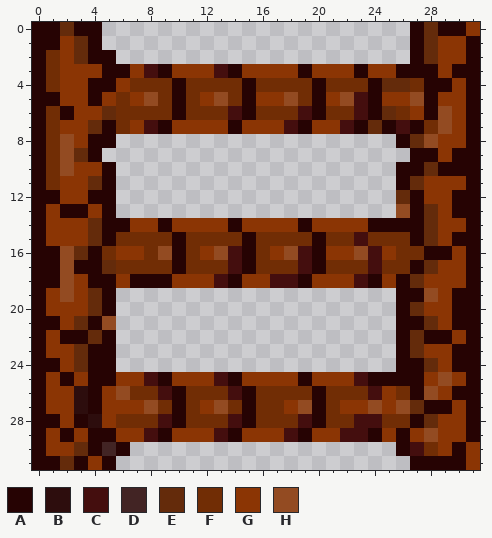
A pixel-art sprite gets an edit: src/assets/img/Structures/Ladder.png. Above, as it was before the edit.
The file is 512x512 pixels, drawn in blocks of 16x16; one block is one cell here. Colours within 5 levels of each other are drawn and written as one.
Palette (. is transparent): A #260303  B #2d0d0d  C #440e0e  D #422424  E #642b0b  F #712d05  G #8b3504  H #934b22
Pixels before, first column x 0:
 0 AAEAA......................AEAAG
 1 AAGEA......................AEGGA
 2 AFGEAA.....................AEGGA
 3 AFGGGAAGCAGGGCAGGGGAGGGAGGAAAGAA
 4 AFGGAAGFFFAFFFFAFFFFAFFFAEEFAAGA
 5 AAGGAGFGHFAFGHFAGGHFAGHCAGGHAGGA
 6 AFAGGEFFFFAFFFCAFFFCAFFCAEFGAHGA
 7 AFGGEAFGCAGGGGAGGGCAGGCAEACAFHGA
 8 AFHGAA....................AEHGGA
 9 AFHEA......................AAGAA
10 AFHGGA....................AAEAAA
11 AFGGEA....................AEGGGA
12 AAGGAA....................EAGGAA
13 AGAAGA....................HAEGAA
14 AGGGEAAGGAGGGGAGGGGAGGGGAAAAEGGA
15 AGGGEAFFFFAFFFFAFFFFAFFCFFFAEGAA
16 AAHEAFGGFHAFGHCAFGHCAGGHCGFFAAGA
17 AAHAAEFFFFAFFFCAFFFCAFFFCFFAEGGA
18 AAHGAAGAAAGGGCAGGCCAGGGCAGAEGGGA
19 AGHGEA....................AAHGAA
20 AGGGEA....................AEGGAA
21 AAGEAH....................AAEGAA
22 AGAAEA....................AEAAGA
23 AGGEAA....................AEGGAA
24 AAGEAA....................AAEGAA
25 AGAGAAGGCAGGGCAGGGGAGGGCAAAAGHGA
26 AGGBAGHFFCAFFFCAFFFFAFFFCGFAHGAA
27 AGGBAGGGHFAFGHFAFFGHAFGGHGHEAAGA
28 AAGABGFFFCAFFFCAFFFCAFFCCFFAEGGA
29 AGAGAAGGCAGGGCAGGGCAGGCCAGAGHGGA
30 AGGEADA...................ACFGAG
31 AAEAGA.....................AAAAG
New version:
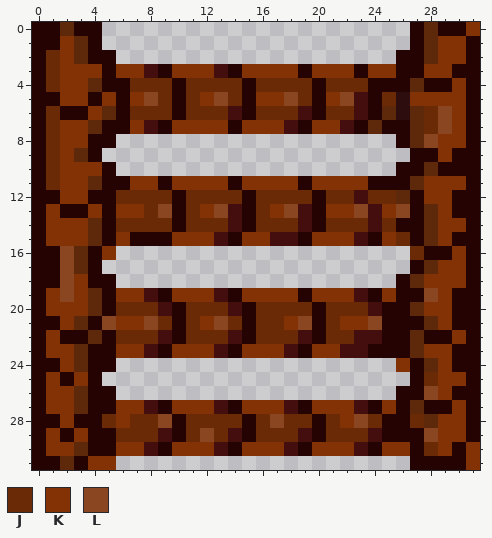
Colours new in this view: J #6a2a05  K #823204  L #8a4620
Difference:
colour E: #642b0b -> #5e280a
Changed rows in their new state; - is a pixel that keeps its letter.
first column x 1:
 0 ------------------------------K
 1 -K--------------------------KK-
 2 JK-----------------------A--KK-
 3 JKKK-KK--KKK--KKKK-KKK-KK--KK--
 4 JKKE-AJJJ-JJJJ-JJJJ-JJJ-AAE--K-
 5 -KK-KAKLJ-JKLJ-KKLJ-KL--JBKKKK-
 6 J-AK-AJJJ-JJJ--JJJ--JJ---BEJLK-
 7 JKK--AK--KKKK-KKK--KK----AEJLK-
 8 JKK------------------------LKK-
 9 JK--------------------------K--
10 JKKK---------------------------
11 JKK--AKKAKKKKAKKKKAKKKKAA--KKK-
12 -KK--JJJJAJJJJAJJJJAJJCJJ--KK--
13 K--K-KKJLAJKLCAJKLCAKKLCKL--K--
14 KKK--JJJJAJJJCAJJJCAJJJCJ---KK-
15 KKK--KAAAKKKCAKKCCAKKK-AKJ--K--
16 -L--K.....................J--K-
17 -LE-......................--KK-
18 -LK--....................--KKK-
19 KLK--KKCAKKKCAKKKKAKKKCAK--LK--
20 KKK--JJJCAJJJCAJJJJAJJJCA--KK--
21 -K--LKKLJAJKLJAJJKLAJKKLA---K--
22 K----JJJCAJJJCAJJJCAJJCCA----K-
23 KK---KKCAKKKCAKKKCAKKCCAA--KK--
24 -K-----------------------K--K--
25 K-K-......................-JKK-
26 KKE-A....................A-LK--
27 KKE-AKKCAKKKCAKKKCAKKKCAKA---K-
28 -K-AJKJJL-JJJJ-JLJJ-JKLJAAJ-KK-
29 K-K--JJJCAJLJCAJJJCAJJJCA-ALKK-
30 KK--AKKCAKKKCAKKKCAKKKCAKKAJK-K
31 ---KK-------------------------K
